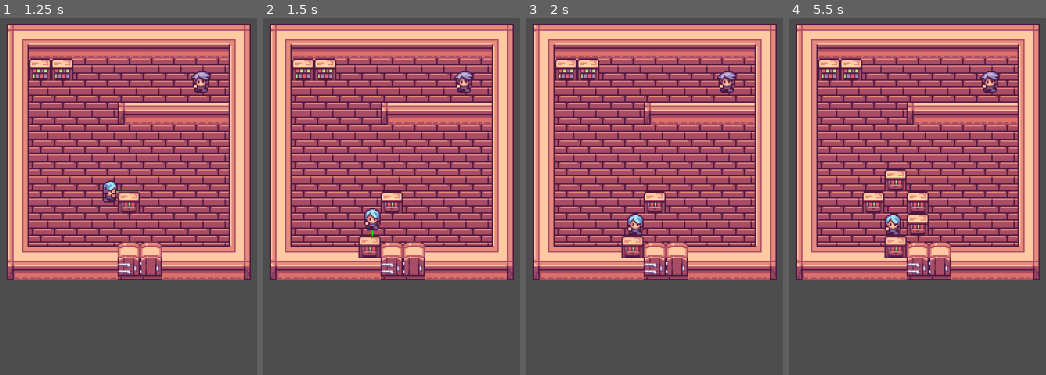
Above: before the commit, frames 1-4 (left to right).
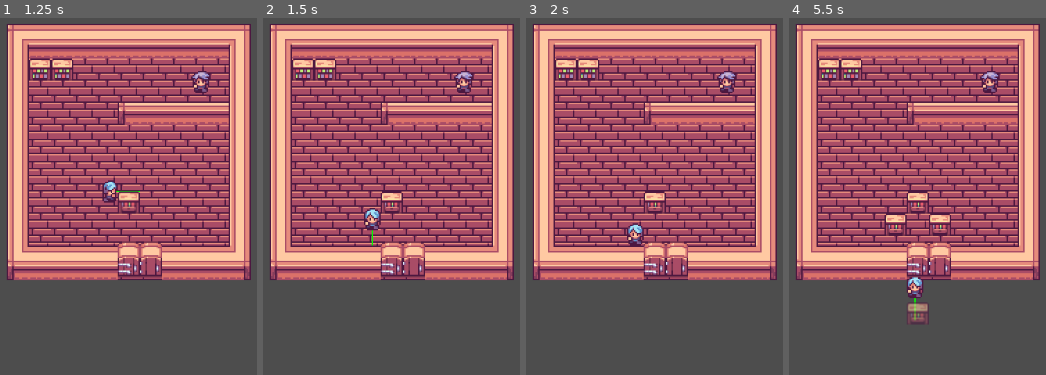
Above: after the commit, the same moments.

Repository: ToxicGLaDOS/hotel_game
Game: Godot game, scene res://main.tscn
Same seed, same stepped clock (60 frames per second), same inputs: the game is played once before the commit and once after it.
Inputs:
- Up to frame 1 (1.25 s): tap Enter at 0.5 s; hold D (move_right) from 0.53 s (still down); hold Space (interact) from 0.53 s (still down)
- Up to frame 2 (1.5 s): release D (move_right) at 1.28 s; release Space (interact) at 1.28 s; hold Down (move_down) from 1.28 s (still down); tap Space (interact) at 1.35 s
- Up to frame 3 (2 s): keep holding Down (move_down)
- Up to frame 4 (5.5 s): tap Enter at 2, 3.5 s; release Down (move_down) at 2.03 s; hold D (move_right) 2.03-2.78 s; hold Space (interact) 2.03-2.78 s; hold Up (move_up) 2.78-3.53 s; tap Space (interact) at 2.85, 4.35 s; hold Space (interact) 3.53-4.28 s; hold Left (move_left) 3.53-5.03 s; hold Down (move_down) from 5.03 s (still down); hold Space (interact) from 5.03 s (still down)

Frame 1 is identical in both runs. In frame 2, 0.5% of the frame differs, in the area x 36-46%, y 61-68%; in frame 3, 0.8%; in frame 4, 3.3%, in the area x 28-64%, y 42-86%.

Commit message:
Don't allow placing things if there's already something there in the world

Diff:
--- a/player.gd
+++ b/player.gd
@@ -21,7 +21,11 @@
 
 func _process(_delta):
     preview_tilemap.clear_layer(transparent_layer)
-    preview_tilemap.set_cell(transparent_layer, preview_tilemap.local_to_map(get_interaction_point()), tileset_source_id, Vector2i(0,2))
+
+    # Create the preview of the placement
+    if can_place():
+        preview_tilemap.set_cell(transparent_layer, preview_tilemap.local_to_map(get_interaction_point()), tileset_source_id, Vector2i(0,2))
+
     if player_enabled:
         if Input.is_action_just_pressed("interact"):
             var space_state = get_world_2d().direct_space_state
@@ -30,7 +34,7 @@
             var result = space_state.intersect_ray(query)
             if result and result.collider.has_method("interact"):
                 result.collider.interact()
-            else:
+            elif can_place():
                 var player_interaction_layer = 2
                 var tileset_id = 2
                 var place_tile_position = real_tilemap.local_to_map(get_interaction_point())
@@ -73,6 +77,11 @@
 
         move_and_slide()
 
+func can_place():
+    var interaction_point = real_tilemap.local_to_map(get_interaction_point())
+    var real_tile_data = real_tilemap.get_cell_tile_data(1, interaction_point)
+    return real_tile_data == null
+
 func get_interaction_point():
     var player_size = find_child("CollisionShape2D").shape.size
     var extra_length = 0
